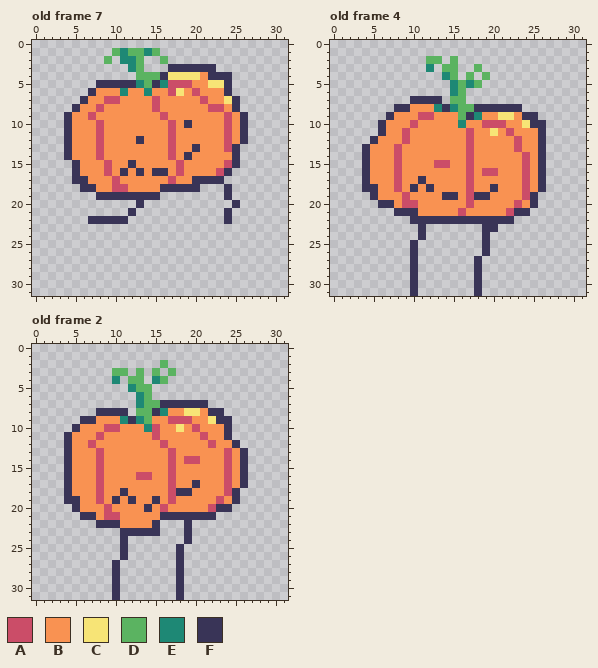
Edited in one commit: pixel-art file (Sprites/Kin/kin2.ase). Above: the version before the commit.
32x32 pixels, 8 frames. Shown: old frame 7, old frame 4, old frame 2. The commit also changed other frames, which this record leaves out.
Palette (. is transparent): A #cb4d68  B #f99252  C #f7e476  D #5bb361  E #1e8875  F #393457
Pixels before, old frame 7, first column x 4:
 1 ......DEDDED...........
 2 .....D.EED..D..........
 3 ........ED...FFFFFF....
 4 .........DDDFCCCCBFFF..
 5 ....FFFFFEDFEAAABBCCF..
 6 ...FBBBEBBEBBACBABBBF..
 7 ..FBBAABBBBABBBBBABBCF.
 8 .FBBABBBBBBABBBBBBAABF.
 9 FBBABBBBBBBBABBBBBBBABF
10 FBBBABBBBBBBBABFBBBBABF
11 FBBBABBBBBBBBABBBBBBABF
12 FBBBABBBBFBBBABBBBBBABF
13 FBBBABBBBBBBBABBFBBBAF.
14 FBBBABBBBBBBBABFBBBBBF.
15 .FBBBABBFBBBBBABBBBBAF.
16 .FBBBABFBFBFFBABBBBAF..
17 .FFBBBABBBBBBABBFFFF...
18 ..FFBBAABBBBFFFFF...F..
19 ....FFFFFFFF........F..
20 .........F...........F.
21 ........F...........F..
22 ...FFFFF............F..
Pixels before, old frame 4, first column x 4:
 2 ........DD.D...........
 3 ........E.DD..D........
 4 ..........ED.D.D.......
 5 ...........EDED........
 6 ...........ED..........
 7 ......FFFF.DD..........
 8 ....FFBBBEFEDDFFFFFF...
 9 ...FBBBAABBBDFEBBCCBFF.
10 ..FBBBABBBBBEBBAAABBCFF
11 ..FBBABBBBBBBABBCBABBBF
12 .FBBBABBBBBBBABBBBBABBF
13 FBBBABBBBBBBBABBBBBABBF
14 FBBBABBBBBBBBABBBBBBABF
15 FBBBABBBBAABBABBBBBBABF
16 FBBBABBBBBBBBABAABBBABF
17 FBBBABBFBBBBBABBBBBBABF
18 FFBBABFBFBBBBABBFBBBABF
19 .FBBBABBBBFFBAFFBBBBAF.
20 ..FFBAABBBBBBABBBBBABF.
21 ....FFFBBBBBABBBBBAFF..
22 ......FFFFFFFFFFFFF....
23 .......F.......FF......
24 .......F.......F.......
25 ......F........F.......
26 ......F........F.......
27 ......F.......F........
28 ......F.......F........
29 ......F.......F........
30 ......F.......F........
31 ......F.......F........
Pixels before, old frame 2, first column x 4:
 2 ............D..........
 3 ......DD.D.D.D.........
 4 ......E.DD.ED..........
 5 ........EDD............
 6 .........ED............
 7 .........EDDFFFFFF.....
 8 ....FFFF.DDFEBBCCBFF...
 9 ..FFBBBEFEDBBAAABBCFF..
10 .FBBBAABBBEABBCBABBBF..
11 FBBBABBBBBBABBBBBABBF..
12 FBBABBBBBBBBABBBBBABBF.
13 FBBBABBBBBBBBABBBBBBABF
14 FBBBABBBBBBBBABAABBBABF
15 FBBBABBBBBBBBABBBBBBABF
16 FBBBABBBBAABBABBBBBBABF
17 FBBBABBBBBBBBABBFBBBABF
18 FBBBABBFBBBBBAFFBBBBAF.
19 FFBBABFBFBBFBABBBBBABF.
20 .FBBBABBBBFBABBBBBAFF..
21 ..FFBAABBBBBFFFFFFF....
22 ....FFFBBBBF...F.......
23 .......FFFFF...F.......
24 .......F.......F.......
25 .......F......F........
26 .......F......F........
27 ......F.......F........
28 ......F.......F........
29 ......F.......F........
30 ......F.......F........
31 ......F.......F........
The result:
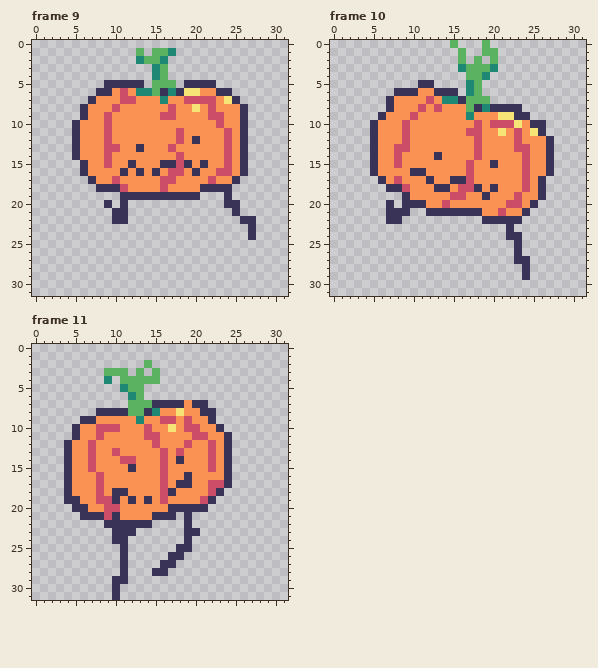
A new or re-ordered frame is compared with the old frame closest to it.
Difference:
frames 8 -> 15
Changed rows in their new state; - is an unchanged pixel.
Frame 9 is new; against old frame 7:
first column x 4:
 1 ------...-.-DE----------
 2 -----.-..EDDE-----------
 3 --------..-ED......-----
 4 ---------..ED........---
 5 ----.----F.DDD.FFFF..---
 6 ---.FF-A-E-DFEFCC--F----
 7 --.F-BBAA--BE--AA-A-----
 8 -.F-B-A----B-A--C--B-BF-
 9 ..FB-A-------A----AAB---
10 .F--BA-------B-B---AB---
11 .F--BA-------BA---------
12 .F--BA---B---BA-F-------
13 .F--BAA--F------B----BF-
14 .F--BA-------BAB----ABF-
15 -.F---------FF-F-F---BF-
16 -.F--B------BA--F---ABF-
17 -..F--------A---BBABBF--
18 --..FFF-----ABBBBFFF----
19 ----...-----FFFFF-------
20 -----F-F-.----------F---
21 ------FF.-----------.F--
22 ---...--------------.-FF
23 -----------------------F
24 -----------------------F
Frame 10 is new; against old frame 4:
first column x 4:
 0 -----------D---D--------
 1 ------------D--DD-------
 2 --------..-.D-D-D-------
 3 --------.-..ED-DE-------
 4 ----------..--DE--------
 5 -------FF--..-----------
 6 ----FFFBBFFF.ED---------
 7 ---FBBBBABEEFDDD--------
 8 ---FBB-A-ABBB--E--------
 9 --FB--ABB---BEB----F-.--
10 -FB--AB-----B-AB--ACB---
11 -FB-----------A-BCBA-C--
12 -------------BA-------BF
13 .F---A-------BA-----A-BF
14 .F-------F---BA-------BF
15 .F-------BB-----F-----BF
16 .F--B-FF-------BB-----BF
17 ..F----BF--FF-----------
18 ...FFAB-BFF-A-F---------
19 -....F----BAABB----ABBF-
20 --.-.FFF--A--B----A-----
21 ---F--..FFFFFFF--ABB----
22 ---FF-.........----F----
23 -------.-------..-F-----
24 -------.-------.--FF----
25 ------.--------.---F----
26 ------.--------.---F----
27 ------.-------.----FF---
28 ------.-------.-----F---
29 ------.-------.-----F---
30 ------.-------.---------
31 ------.-------.---------
Frame 11 is new; against old frame 2:
first column x 4:
 2 ----------D-.----------
 3 -----D-------.---------
 4 -----E.D--DD.----------
 5 -------ED-.------------
 6 --------ED.------------
 7 --------DD-F---B-------
 8 --------D-FEB-CBBF-.---
 9 -------BB-B-A-B---F..--
10 ----A-----AB-CBA---F.--
11 .F--------A-----A------
12 -----------AB--A----F.-
13 ---AB-A-----ABA---A-F..
14 ---AB--AA---ABFBB-A-F..
15 ---AB---F---AB----A-F..
16 ---------BB-AB-F----F..
17 ------------ABFFB-AAF..
18 ------F-----AFBB--AF..-
19 -----A----FBAB---AF...-
20 --F---A---B-BFFFFF...--
21 ----F-F----F--.-...----
22 ----.--FFFF.-----------
23 ------F--...----F------
24 ------F----------------
25 ---------------F-------
26 -------------F---------
27 ------.F----FF.--------
28 ------.F---FF-.--------
29 -------F------.--------
30 --------------.--------
31 --------------.--------
